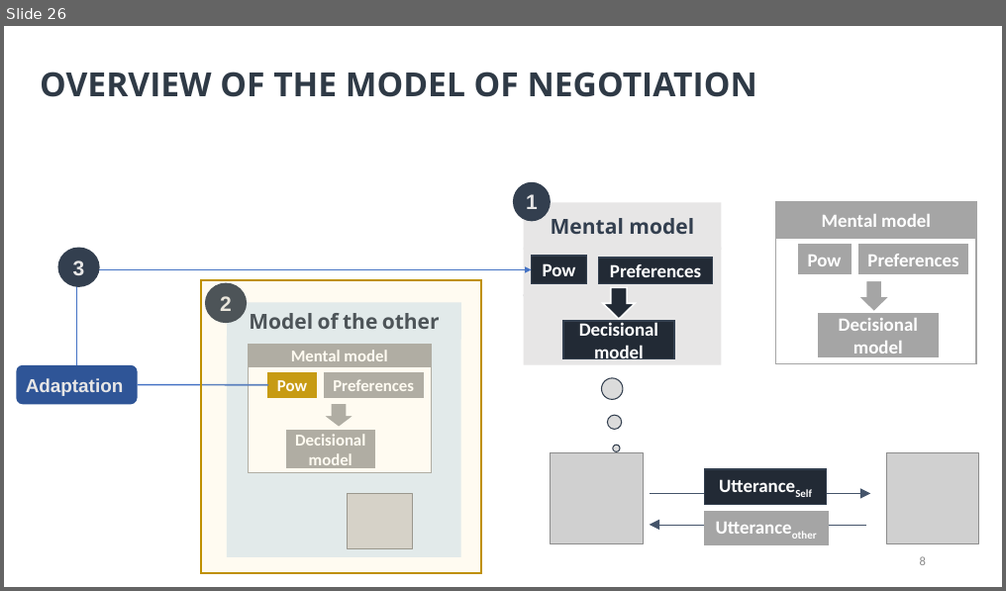
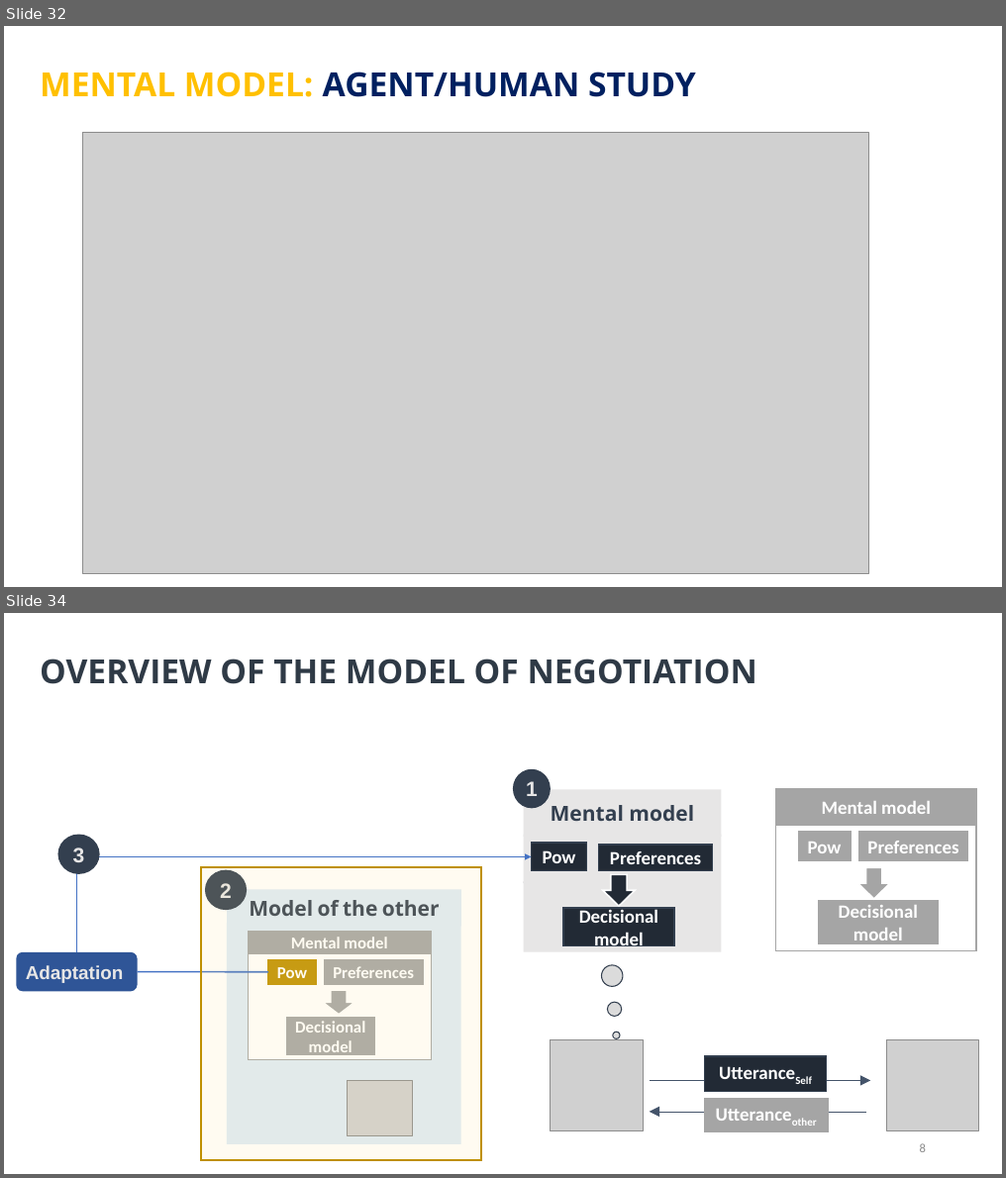
Before and after one commit to Olydia/Discolog, a slide deck: thesis_v2/presentation/thses.pptx. Shown one above the other, each under a label of ours: slide 26 before the commit, slides 32 and 34 after it; the slides between them are not shown. The pictures are 1006x591 and 1006x1178 pixels, drawn with LibreOffice and Linux fonts; fonts in the diff are those of the drawing; grey boxes stand for pictures. Boxes give left, top, right and bottom in pixels: in the first picture for what was removed or moved away, otherwise in the second. Text is boxed around its words. In the diff, an @@ line names an element or a change of style, - is before the commit and + after.

```diff
--- a/thesis_v2/presentation/thses.pptx
+++ b/thesis_v2/presentation/thses.pptx
@@ slide 32 added at [4, 26, 1002, 587], background #FFFFFF @@
@@ text added at [40, 72, 696, 97], 32 pt, text #002060, bold @@
+MENTAL MODEL: AGENT/HUMAN STUDY
@@ picture added at [82, 132, 868, 574] @@
@@ what was slide 26 is now slide 34 @@
```
Also in this commit, not shown: 17 slides changed, 8 other slides added, 1 slide removed.
